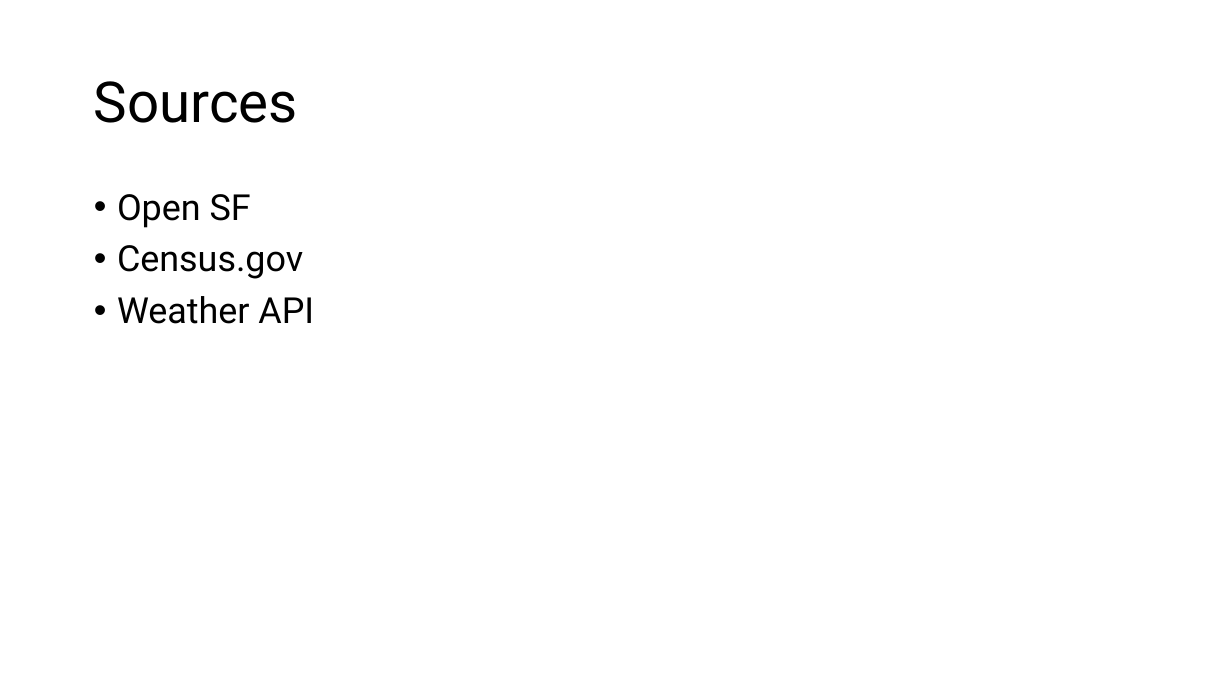
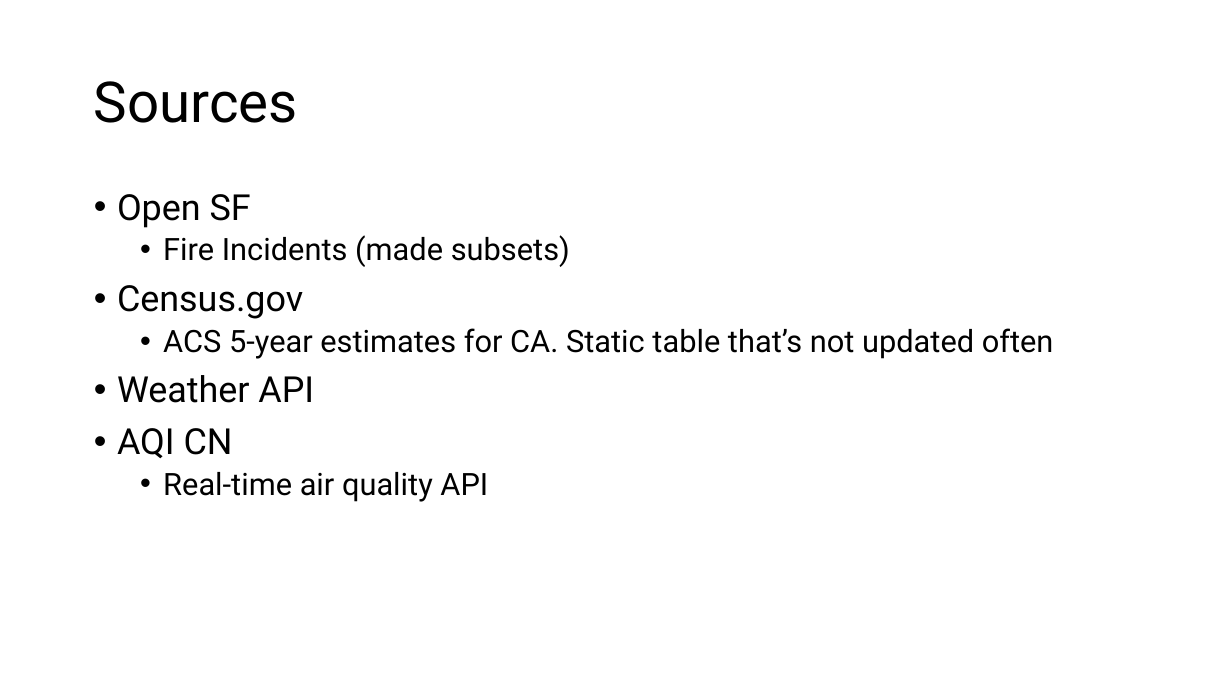
Before and after one commit to mgcruz024/sf-fire, a slide deck: slide 3 of Notes/Documentation.pptx. Drawn at 1232x693 pixels with LibreOffice and Linux fonts; fonts in the diff are those of the drawing. Boxes give left, top, right and bottom in pixels: in the first picture for what was removed or moved away, otherwise in the second. Text is boxed around its words. In the diff, an @@ line names an element or a change of style, - is before the commit and + after.

```diff
--- a/Notes/Documentation.pptx
+++ b/Notes/Documentation.pptx
@@ text at (163,235,570,267): paragraph added @@
+  • Fire Incidents (made subsets)
@@ text at (163,328,1054,359): paragraph added @@
+  • ACS 5-year estimates for CA. Static table that’s not updated often
@@ text at (117,428,488,502): paragraphs added @@
+• AQI CN
+  • Real-time air quality API
```
